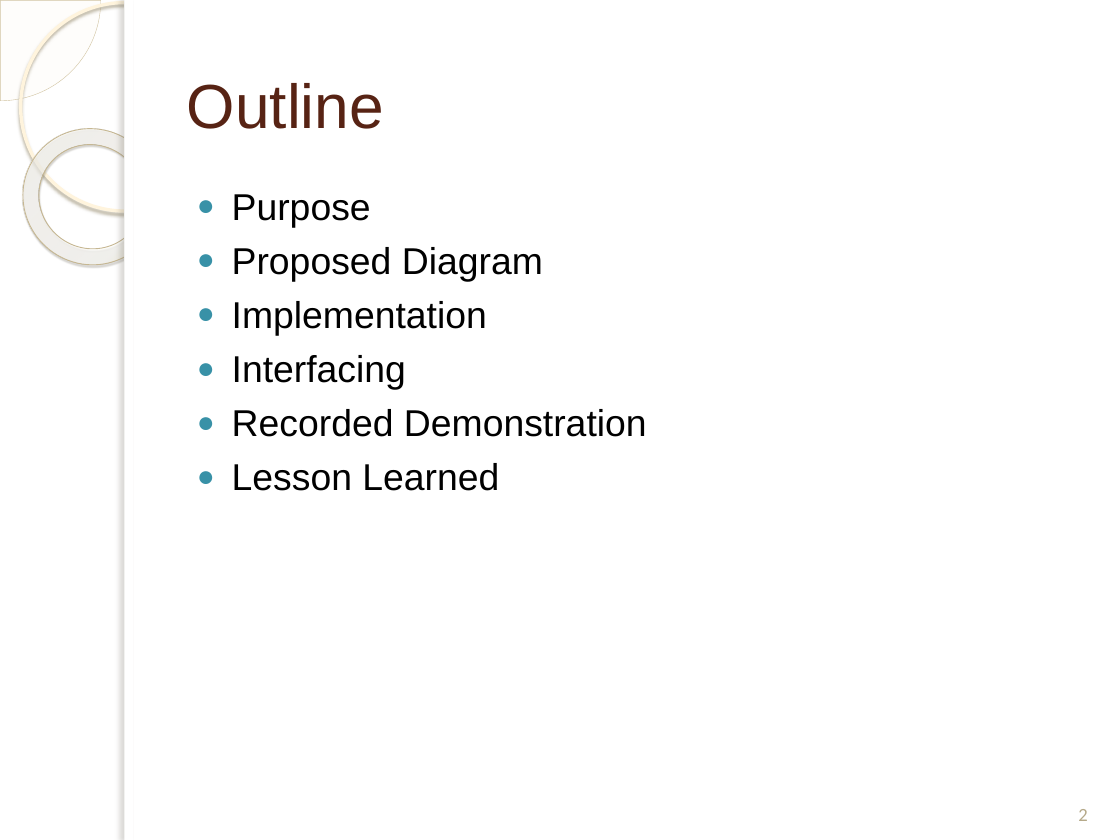
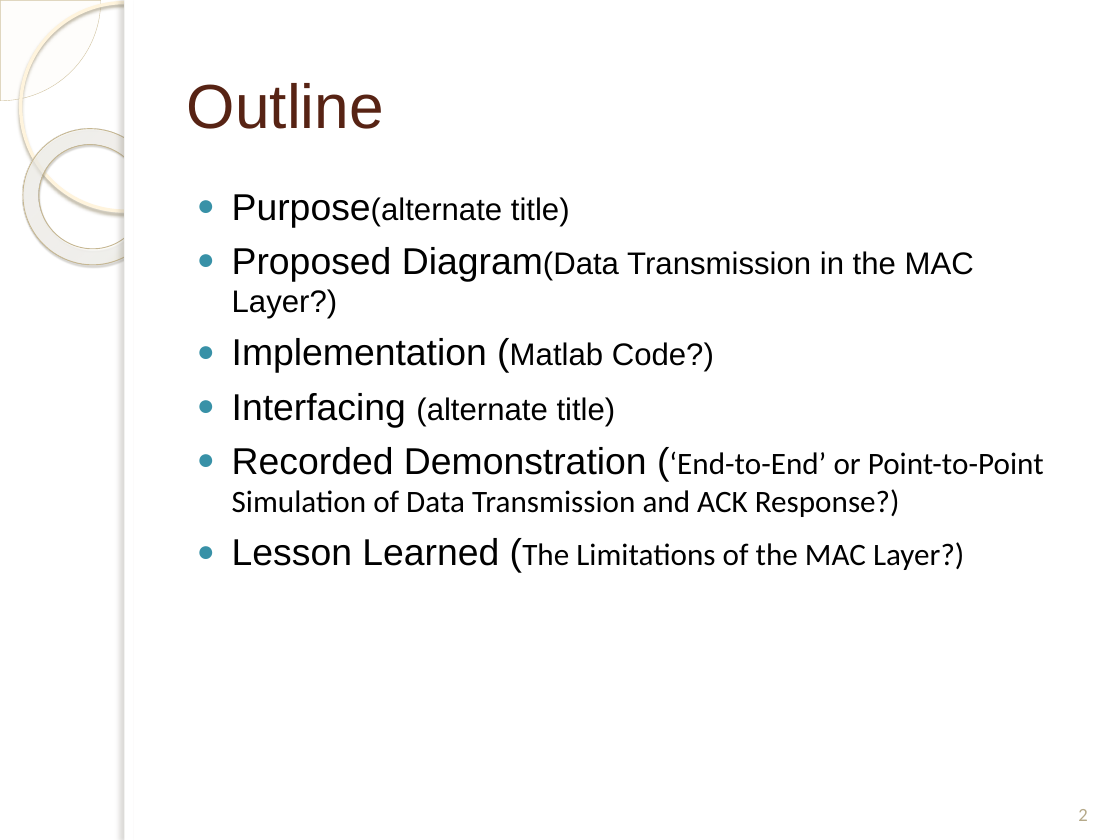
Before and after one commit to isamubr/ece405group6, a slide deck: slide 2 of 4305 Final Presentation.pptx. Drawn at 1120x840 pixels with LibreOffice and Linux fonts; fonts in the diff are those of the drawing; background and template pictures are left out. Boxes give left, top, right and bottom in pixels: in the first picture for what was removed or moved away, otherwise in the second. Text is boxed around its words. In the diff, an @@ line names an element or a change of style, - is before the commit and + after.

Commit message:
Rough Draft (missing Implementation)

```diff
--- a/4305 Final Presentation.pptx
+++ b/4305 Final Presentation.pptx
@@ text at [232,194,1044,570]: text changed; size 24 to 20 pt @@
-● Purpose
-● Proposed Diagram
-● Implementation
-● Interfacing
-● Recorded Demonstration
-● Lesson Learned
+● Purpose(alternate title)
+● Proposed Diagram(Data Transmission in the MAC Layer?)
+● Implementation (Matlab Code?)
+● Interfacing (alternate title)
+● Recorded Demonstration (‘End-to-End’ or Point-to-Point Simulation of Data Transmission and ACK Response?)
+● Lesson Learned (The Limitations of the MAC Layer?)
```
Also in this commit, not shown: 3 other slides changed, 16 slides added, 4 slides removed.
